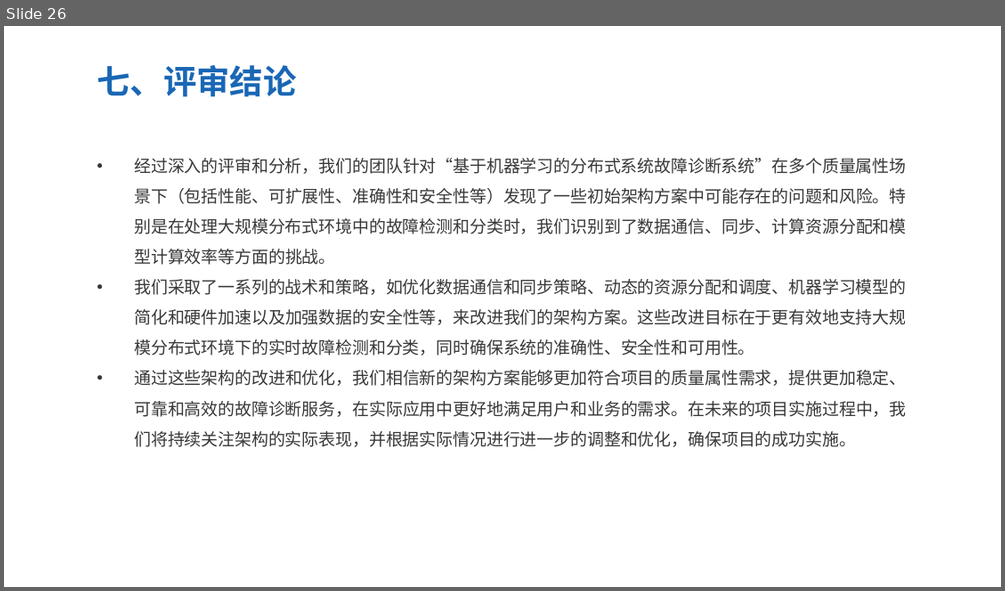
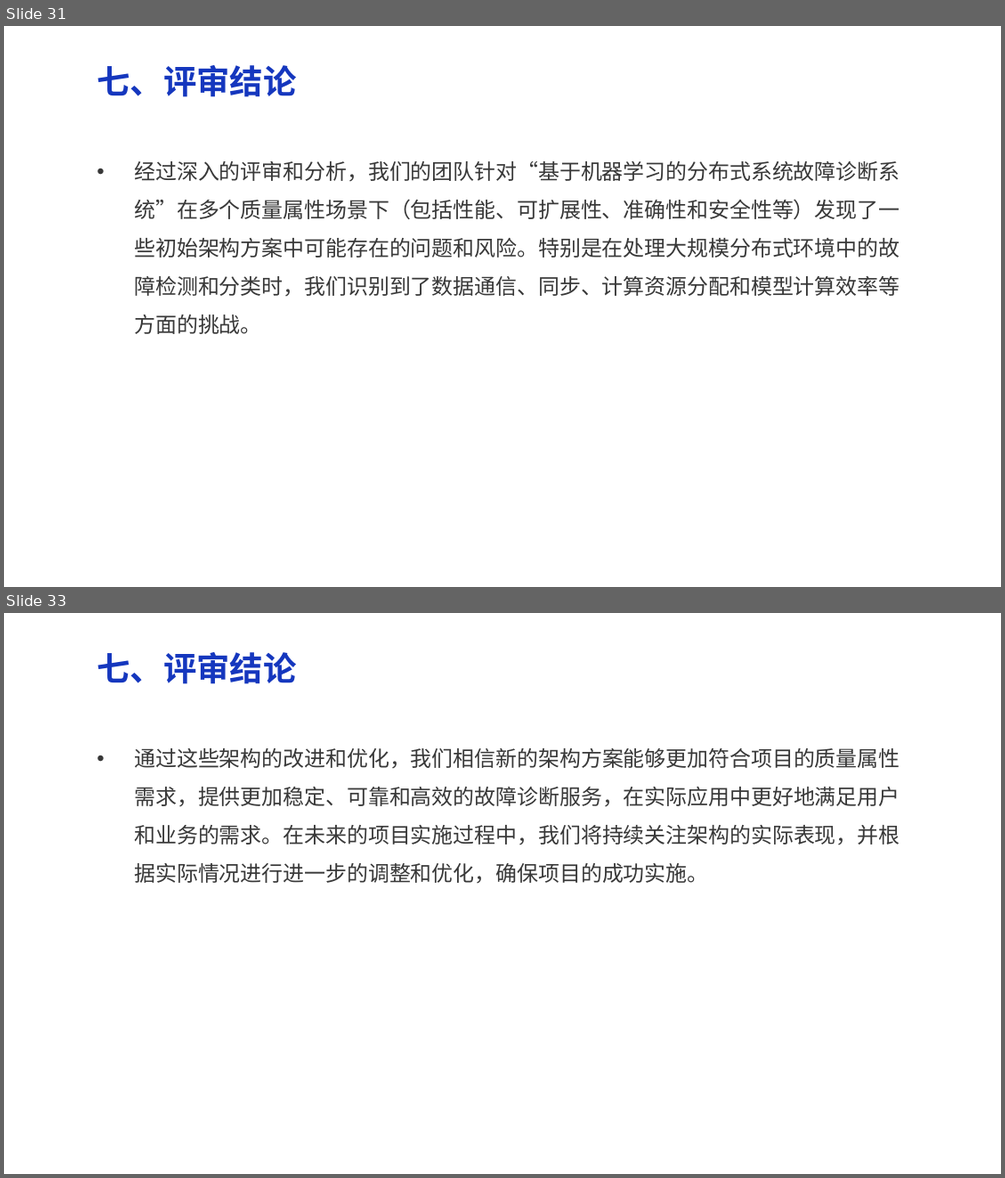
Before and after one commit to dekrt/SoftwareArchitecture, a slide deck: 架构评审-ArchitectureReview/架构评审-ArchitectureReview.pptx. Shown one above the other, each under a label of ours: slide 26 before the commit, slides 31 and 33 after it; the slides between them are not shown. The pictures are 1005x591 and 1005x1178 pixels, drawn with LibreOffice and Linux fonts; fonts in the diff are those of the drawing. Boxes give left, top, right and bottom in pixels: in the first picture for what was removed or moved away, otherwise in the second. Text is boxed around its words. In the diff, an @@ line names an element or a change of style, - is before the commit and + after.

```diff
--- a/架构评审-ArchitectureReview/架构评审-ArchitectureReview.pptx
+++ b/架构评审-ArchitectureReview/架构评审-ArchitectureReview.pptx
@@ slide 33 added at (4,613,1001,1174), background #FFFFFF @@
@@ text added at (97,652,296,684), 24 pt, text #1537BE, bold @@
+七、评审结论
@@ text added at (134,748,899,883), 15.4 pt, text #383838 @@
+• 通过这些架构的改进和优化，我们相信新的架构方案能够更加符合项目的质量属性需求，提供更加稳定、可靠和高效的故障诊断服务，在实际应用中更好地满足用户和业务的需求。在未来的项目实施过程中，我们将持续关注架构的实际表现，并根据实际情况进行进一步的调整和优化，确保项目的成功实施。
@@ what was slide 26 is now slide 31 @@
@@ slide 31 changed as well @@
@@ text "七、评审结论" at (97,65,296,97): text colour #1967B5 to #1537BE @@
@@ text "经过深入的评审和分析，我们的团队针对“基于机器学习的分布式系统故障诊断系统”在多个质量属性场景下（包括性能、可扩展性、准 ..." at (134,161,899,334): size 12.2 to 15.4 pt @@
@@ text at (134,279,906,447): paragraphs removed @@
-• 我们采取了一系列的战术和策略，如优化数据通信和同步策略、动态的资源分配和调度、机器学习模型的简化和硬件加速以及加强数据的安全性等，来改进我们的架构方案。这些改进目标在于更有效地支持大规模分布式环境下的实时故障检测和分类，同时确保系统的准确性、安全性和可用性。
-• 通过这些架构的改进和优化，我们相信新的架构方案能够更加符合项目的质量属性需求，提供更加稳定、可靠和高效的故障诊断服务，在实际应用中更好地满足用户和业务的需求。在未来的项目实施过程中，我们将持续关注架构的实际表现，并根据实际情况进行进一步的调整和优化，确保项目的成功实施。
```
Also in this commit, not shown: 25 other slides changed, 7 other slides added, 1 slide removed, 1 other file.
